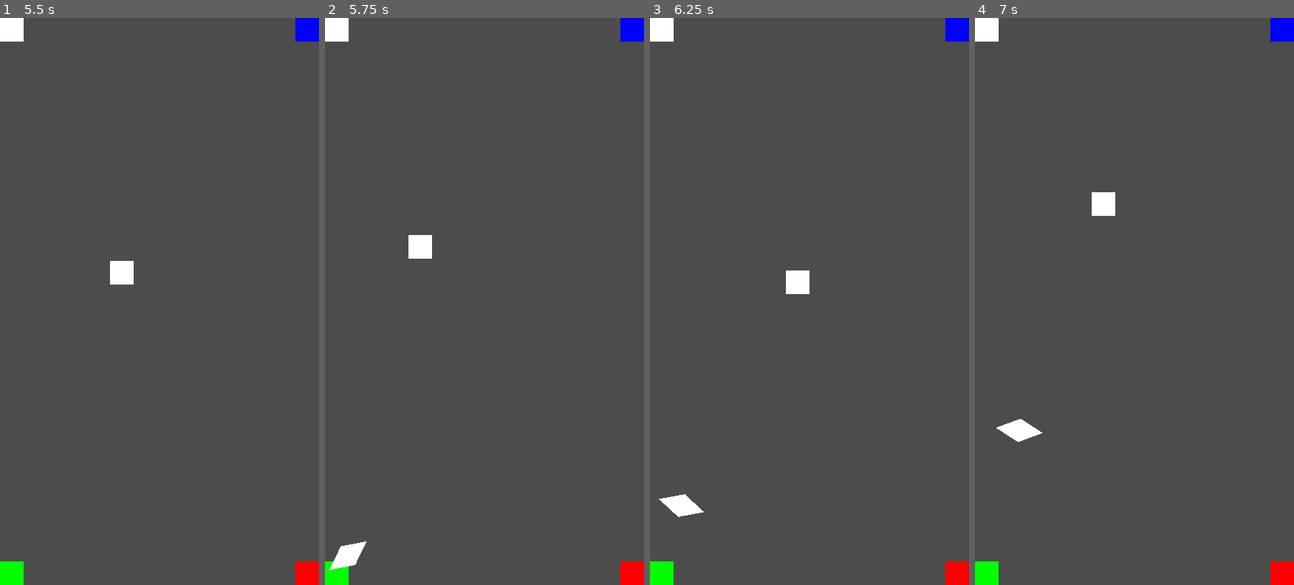
Above: before the commit, frames 1-4 (left to right).
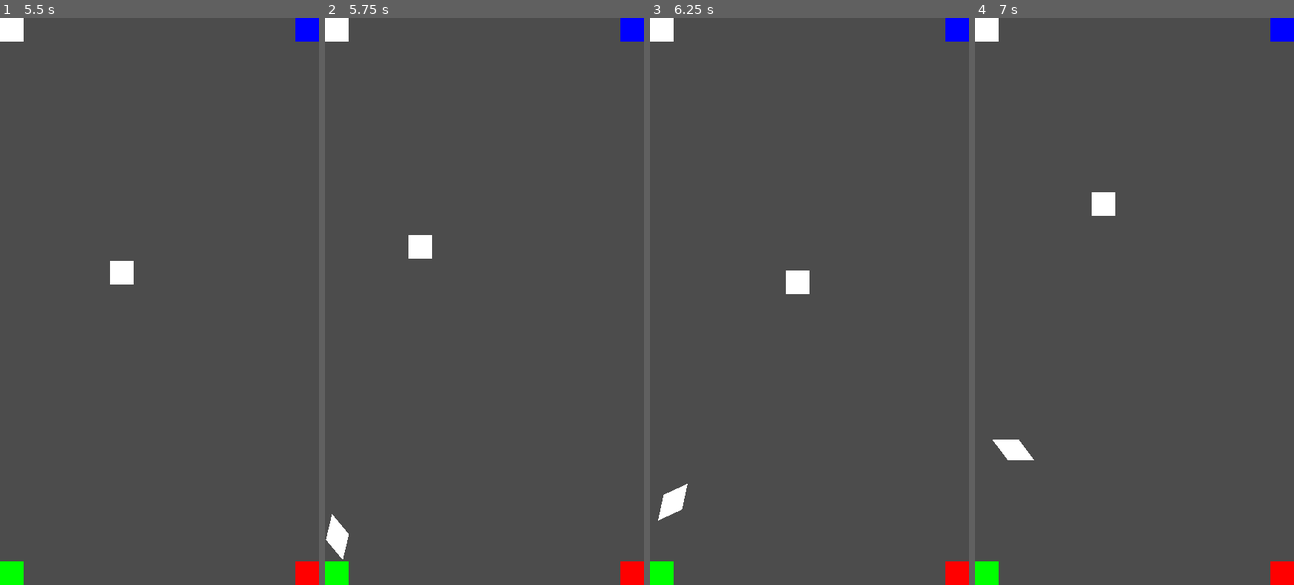
Above: after the commit, the same moments.

Repository: Kiel97/easy-jam-8bits-to-infinity
Game: Godot game, scene res://Game.tscn
Two runs of this game, one before a commit and one after it. Both use one fixed random seed, a clock stepped at 60 frames per second and the inputs below.
Inputs (mouse positions are in pixels of both pictures, inside the frame that each line leads up to):
- Up to frame 1 (5.5 s): click (159, 301) at 0.5 s; move the mouse to (229, 273) at 1.27 s; move the mouse to (95, 329) at 2.02 s; move the mouse to (191, 176) at 2.77 s; move the mouse to (143, 414) at 3.52 s; move the mouse to (255, 386) at 4.27 s; move the mouse to (63, 216) at 5.02 s
- Up to frame 2 (5.75 s): no input
- Up to frame 3 (6.25 s): move the mouse to (825, 301) at 5.77 s
- Up to frame 4 (7 s): move the mouse to (1086, 159) at 6.52 s

Frame 1 is identical in both runs. In frame 2, 0.5% of the frame differs, in the area x 0-13%, y 87-98%; in frame 3, 0.3%; in frame 4, 0.6%, in the area x 5-22%, y 70-78%.

Commit message:
Extract spawner code to new function

Diff:
--- a/Game.gd
+++ b/Game.gd
@@ -15,14 +15,7 @@
 	$Player.visible = false
 
 func _on_JunkTimer_timeout():
-	spawn_point.offset = randi()
-	var junk = junks[randi() % junks.size()].instance()
-	$Junk.add_child(junk)
-	var direction = spawn_point.rotation + PI / 2
-	junk.position = spawn_point.position
-	direction += rand_range(-PI / 4, PI / 4)
-	junk.rotation = direction
-	junk.randomize_color()
+	spawn_random_junk()
 
 func playing(value):
 	is_playing = value
@@ -42,6 +35,16 @@
 	self.is_playing = true
 	get_viewport().warp_mouse($Player.position)
 
+func spawn_random_junk():
+	spawn_point.offset = randi()
+	var junk = junks[randi() % junks.size()].instance()
+	$Junk.add_child(junk)
+	var direction = spawn_point.rotation + PI / 2
+	junk.position = spawn_point.position
+	direction += rand_range(-PI / 4, PI / 4)
+	junk.rotation = direction
+	junk.randomize_color()
+
 func game_over():
 	print("Game over")
 	$Player.visible = false
